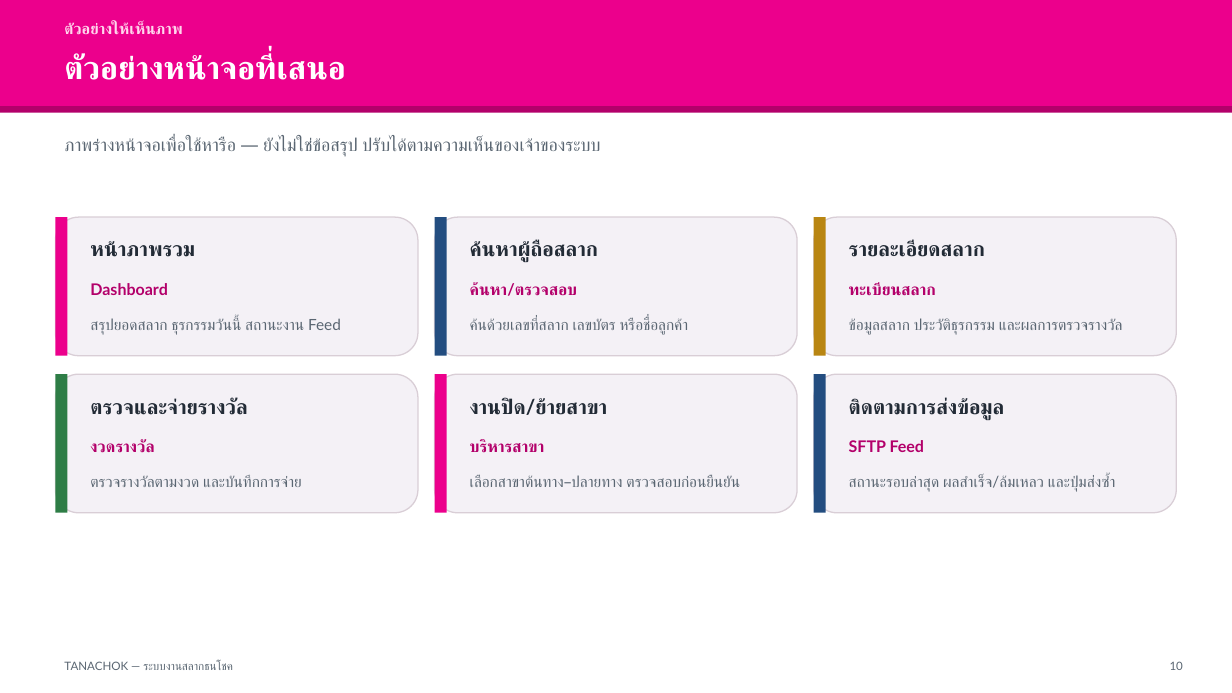
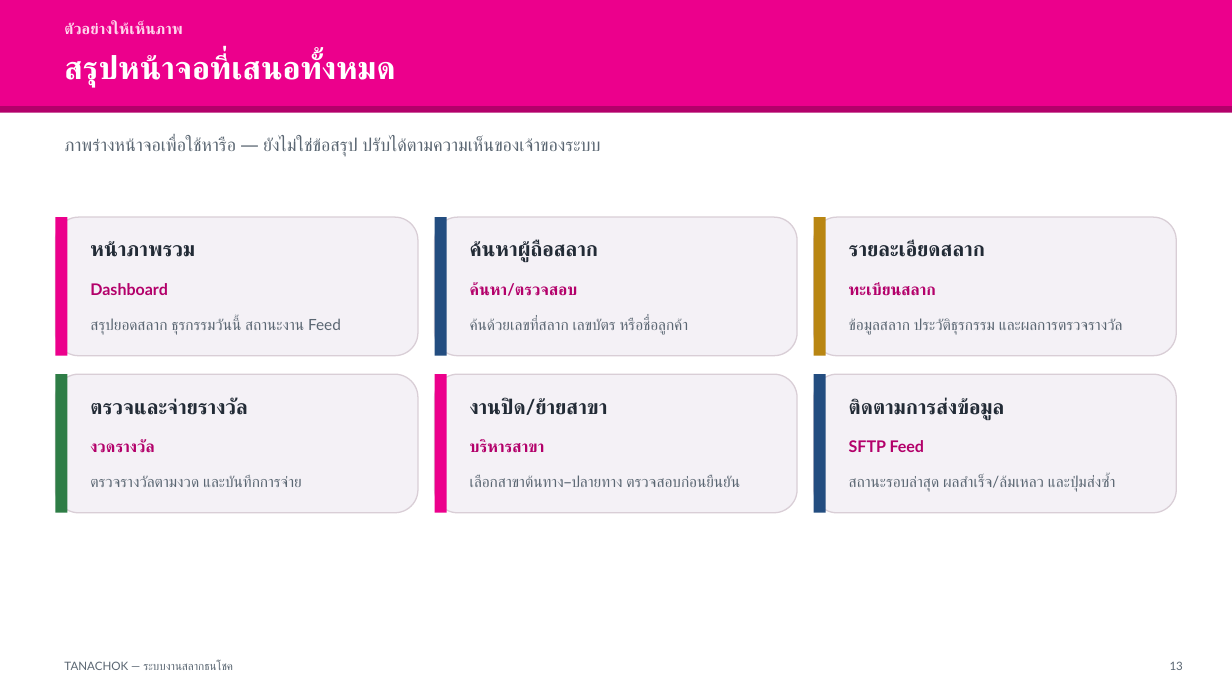
Before and after one commit to supachaitw/line-bot-images, a slide deck: slide 13 of docs/tanachok-production-slides.pptx (slide 10 before the commit). Drawn at 1232x693 pixels with LibreOffice and Linux fonts; fonts in the diff are those of the drawing. Boxes give left, top, right and bottom in pixels: in the first picture for what was removed or moved away, otherwise in the second. Text is boxed around its words. In the diff, an @@ line names an element or a change of style, - is before the commit and + after.

```diff
--- a/docs/tanachok-production-slides.pptx
+++ b/docs/tanachok-production-slides.pptx
@@ text at [64,53,395,88]: text changed @@
-ตัวอย่างหน้าจอที่เสนอ
+สรุปหน้าจอที่เสนอทั้งหมด
@@ text at [1170,661,1183,670]: text changed @@
-10
+13
```
Also in this commit, not shown: 1 other slide changed, 3 slides added, 5 other files.
